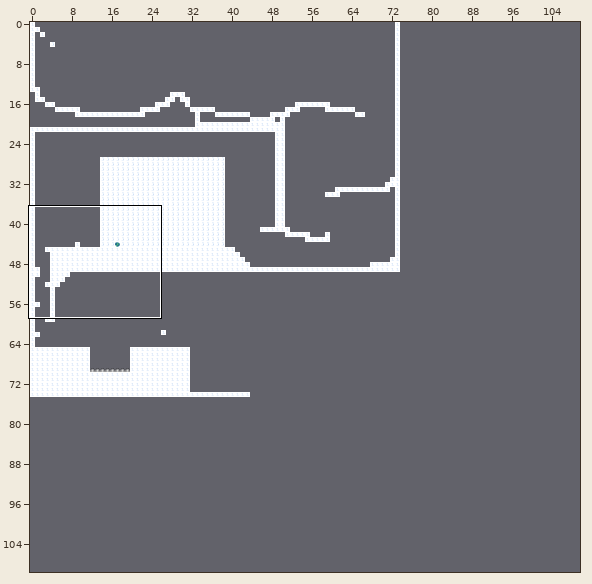
Two states of a Tiled map, assets/tiled2.tmx. Above: a wide view before the commit, with the close-up outlined.
Close-up. Earlier state:
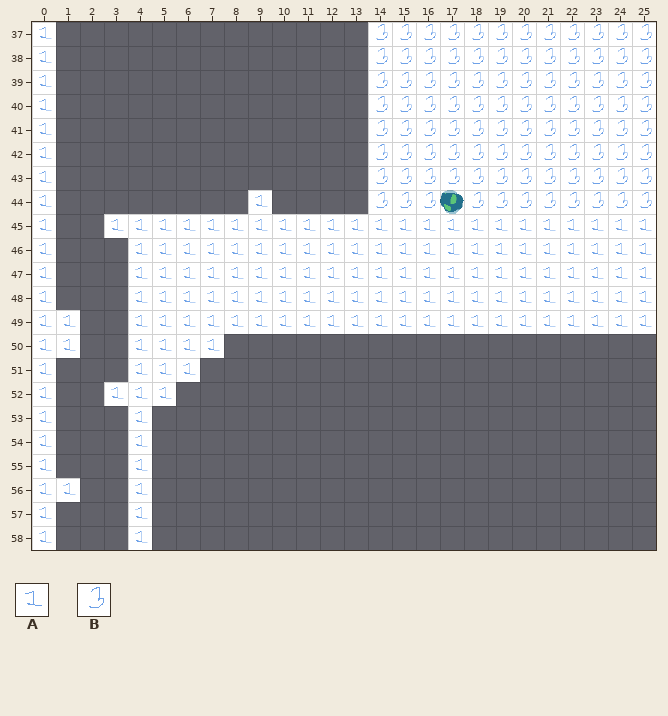
Cells are 32x32 px. Shown: x 0..25, y 37..58. The commit also changed other parts of the map, which this record leaves out.
Key: from "tilesheet": A 0, B 2.
_ is an empty cell, # one hidden under a higher layer.
Layers that did not change in this view are not listed.
Layer "Walls" before, first column x 0:
37 A_____________#___________
38 A_____________#___________
39 A_____________#___________
40 A_____________#___________
41 A_____________#___________
42 A_________________________
43 A_________________________
44 A________A________________
45 A__AAAAAAAAAAAAAAAAAAAAAAA
46 A___AAAAAAAAAAAAAAAAAAAAAA
47 A___AAAAAAAAAAAAAAAAAAAAAA
48 A___AAAAAAAAAAAAAAAAAAAAAA
49 AA__AAAAAAAAAAAAAAAAAAAAAA
50 AA__AAAA__________________
51 A___AAA___________________
52 A__AAA____________________
53 A___A_____________________
54 A___A_____________________
55 A___A_____________________
56 AA__A_____________________
57 A___A_____________________
58 A___A_____________________
Layer "HouseFront" before, first column x 0:
37 ______________BBBBBBBBBBBB
38 ______________BBBBBBBBBBBB
39 ______________BBBBBBBBBBBB
40 ______________BBBBBBBBBBBB
41 ______________BBBBBBBBBBBB
42 ______________BBBBBBBBBBBB
43 ______________BBBBBBBBBBBB
44 ______________BBBBBBBBBBBB
45 __________________________
46 __________________________
47 __________________________
48 __________________________
49 __________________________
50 __________________________
51 __________________________
52 __________________________
53 __________________________
54 __________________________
55 __________________________
56 __________________________
57 __________________________
58 __________________________
New version:
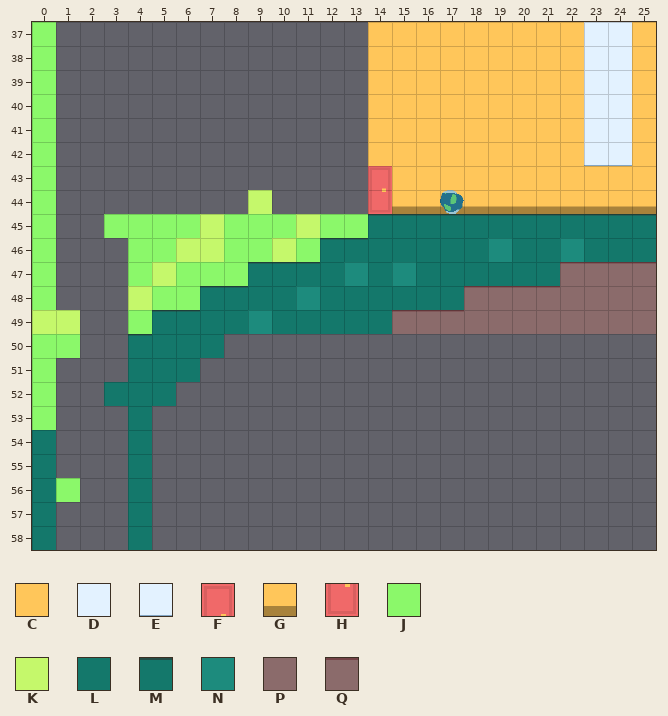
Further tiles: from "main": C 111, D 112, E 132, F 135, G 151, H 155, J 164, K 166, L 184, M 185, N 187, P 206, Q 207.
Edits made:
Layer "Walls":
The edit turns tile A into tile J in rows 37 to 44 at x 0; in row 45 at x 0, 3 to 6, 8 to 10 and 12 to 13; in row 46 at x 0, 4 to 5, 8 to 9 and 11; in row 47 at x 0, 4 and 6 to 8; in row 48 at x 0 and 5 to 6; in row 49 at x 4.
The edit turns tile A into tile J in row 50 at x 0 to 1; in rows 51 to 53 at x 0; in row 56 at x 1.
The edit turns tile A into tile K in row 44 at x 9; in row 45 at x 7 and 11; in row 46 at x 6 to 7 and 10; in row 47 at x 5; in row 48 at x 4; in row 49 at x 0 to 1.
The edit turns tile A into tile L in row 46 at x 14 to 18, 20 to 21 and 23 to 25; in row 47 at x 12, 14 and 16 to 21; in row 48 at x 9 to 10 and 12 to 17; in row 49 at x 7 to 8 and 10 to 14; in row 50 at x 5 to 7; in row 51 at x 4 to 6.
The edit turns tile A into tile L in row 52 at x 3 to 5; in row 53 at x 4; in rows 54 to 58 at x 0 and 4.
The edit turns tile A into tile M in row 45 at x 14 to 25; in row 46 at x 12 to 13; in row 47 at x 9 to 11; in row 48 at x 7 to 8; in row 49 at x 5 to 6; in row 50 at x 4.
The edit turns tile A into tile N in row 46 at x 19 and 22; in row 47 at x 13 and 15; in row 48 at x 11; in row 49 at x 9.
The edit turns tile A into tile P in row 48 at x 22 to 25; in row 49 at x 18 to 25.
The edit turns tile A into tile Q in row 47 at x 22 to 25; in row 48 at x 18 to 21; in row 49 at x 15 to 17.
Layer "HouseFront":
The edit turns tile B into tile C in rows 37 to 42 at x 14 to 22 and 25; in row 43 at x 15 to 25.
The edit turns tile B into tile D in rows 37 to 41 at x 23 to 24.
The edit turns tile B into tile E in row 42 at x 23 to 24.
The edit turns tile B into tile F in row 43 at x 14.
The edit turns tile B into tile G in row 44 at x 15 to 25.
The edit turns tile B into tile H in row 44 at x 14.
